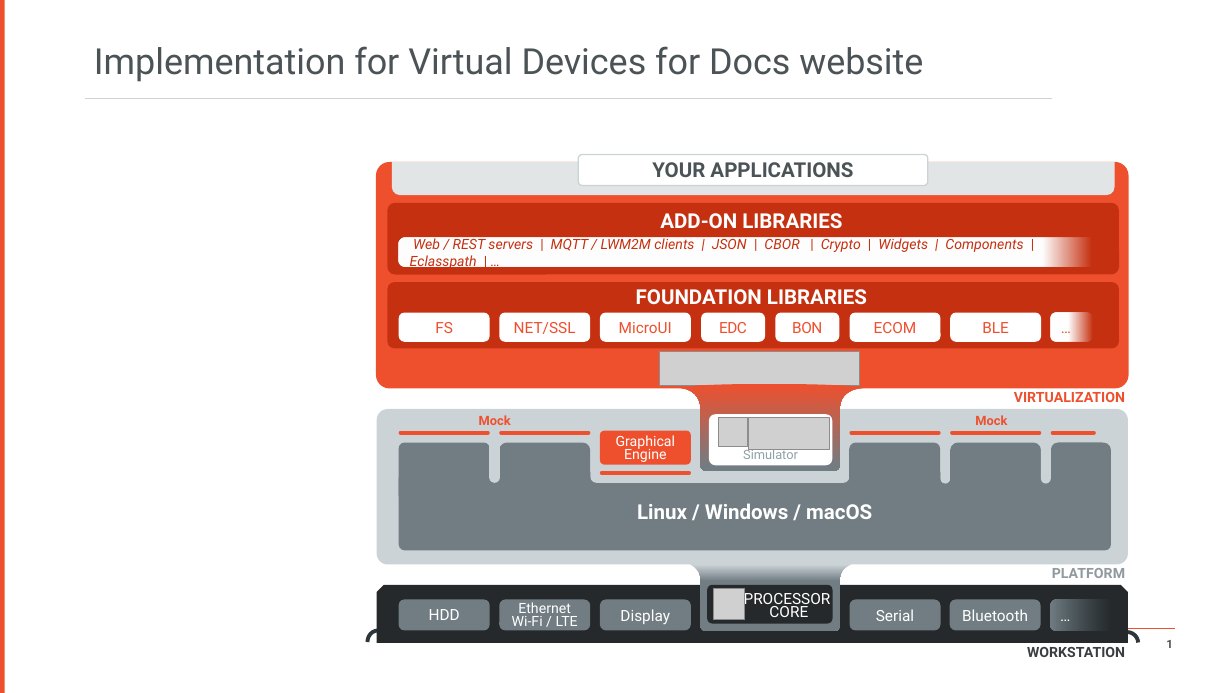
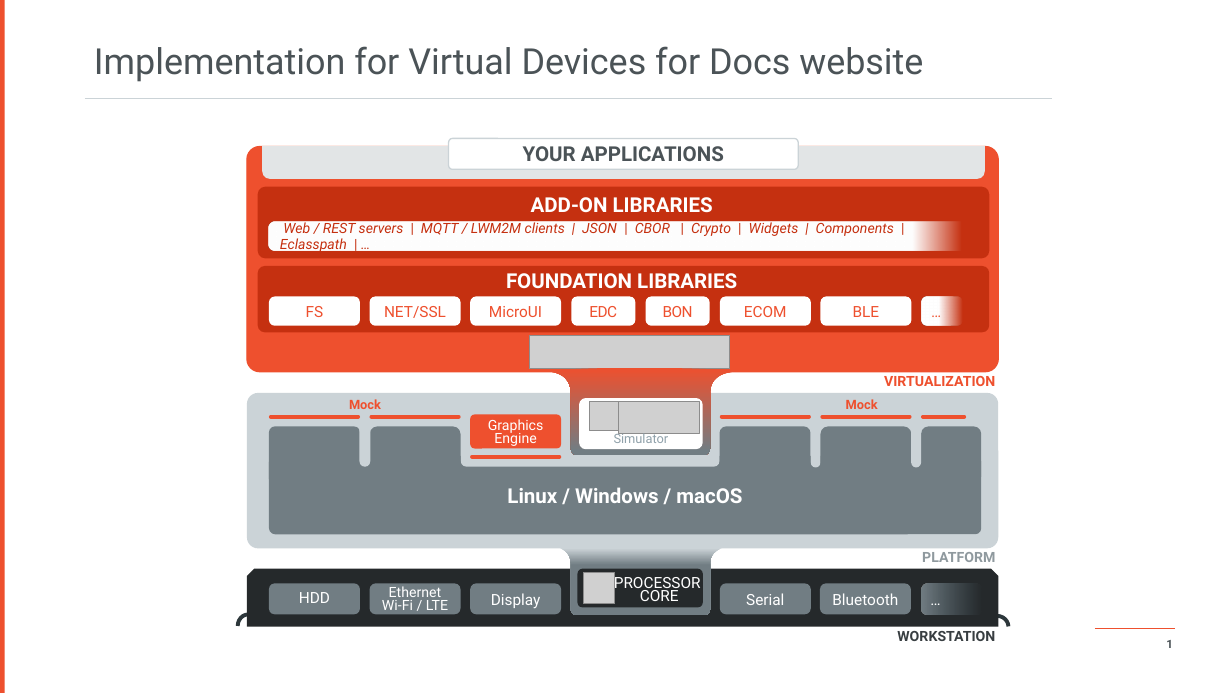
Before and after one commit to MicroEJ/docs, a slide deck: slide 1 of ApplicationDeveloperGuide/images/virtual-device.pptx. Drawn at 1232x693 pixels with LibreOffice and Linux fonts; fonts in the diff are those of the drawing; grey boxes stand for pictures; background and template pictures are left out. Boxes give left, top, right and bottom in pixels: in the first picture for what was removed or moved away, otherwise in the second. Text is boxed around its words. In the diff, an @@ line names an element or a change of style, - is before the commit and + after.

Commit message:
renamed Graphical Engine to Graphics Engine in diagrams

```diff
--- a/ApplicationDeveloperGuide/images/virtual-device.pptx
+++ b/ApplicationDeveloperGuide/images/virtual-device.pptx
@@ 33 rounded rectangles, 7 texts, 6 lines, 4 pictures, 2 arc (boxed as its full ellipse)s, 2 freeform shapes, 1 round same rect, 1 snip same rect: place and size @@
-33 rounded rectangles, 7 texts, 6 lines, 4 pictures, 2 arc (boxed as its full ellipse)s, 2 freeform shapes, 1 round same rect, 1 snip same rect at box(368, 154, 1139, 657)
+33 rounded rectangles, 7 texts, 6 lines, 4 pictures, 2 arc (boxed as its full ellipse)s, 2 freeform shapes, 1 round same rect, 1 snip same rect at box(238, 139, 1009, 641)
@@ text in rounded rectangle at box(488, 419, 544, 446): text changed @@
-Graphical Engine
+Graphics Engine
```
Also in this commit, not shown: 3 other files.
